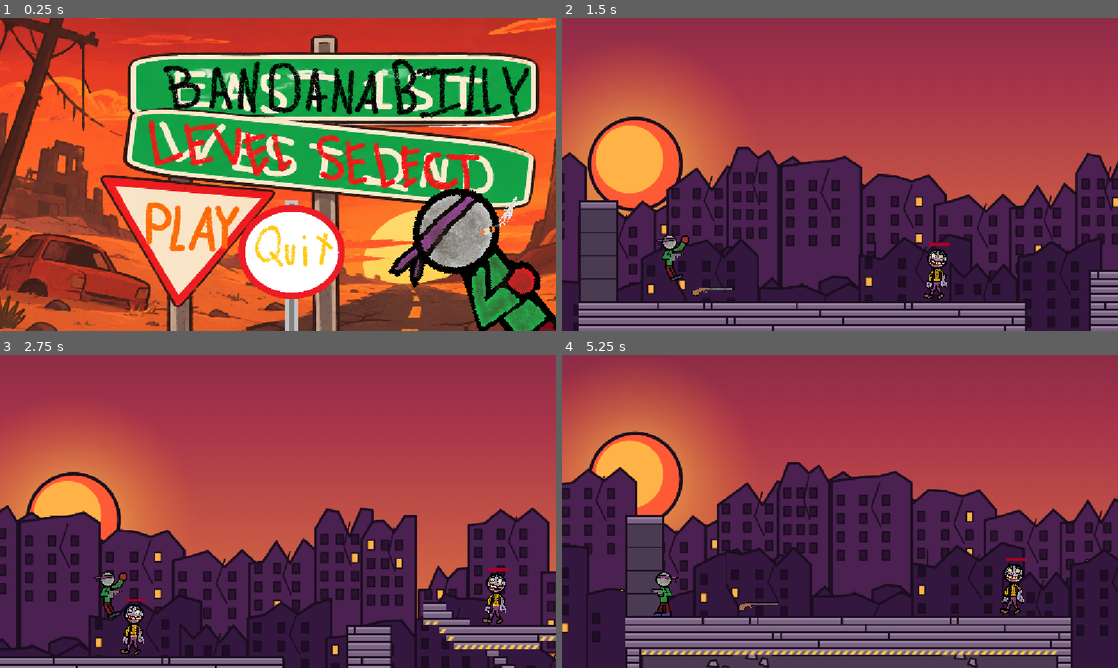
Above: before the commit, frames 1-4 (two rows, left to right).
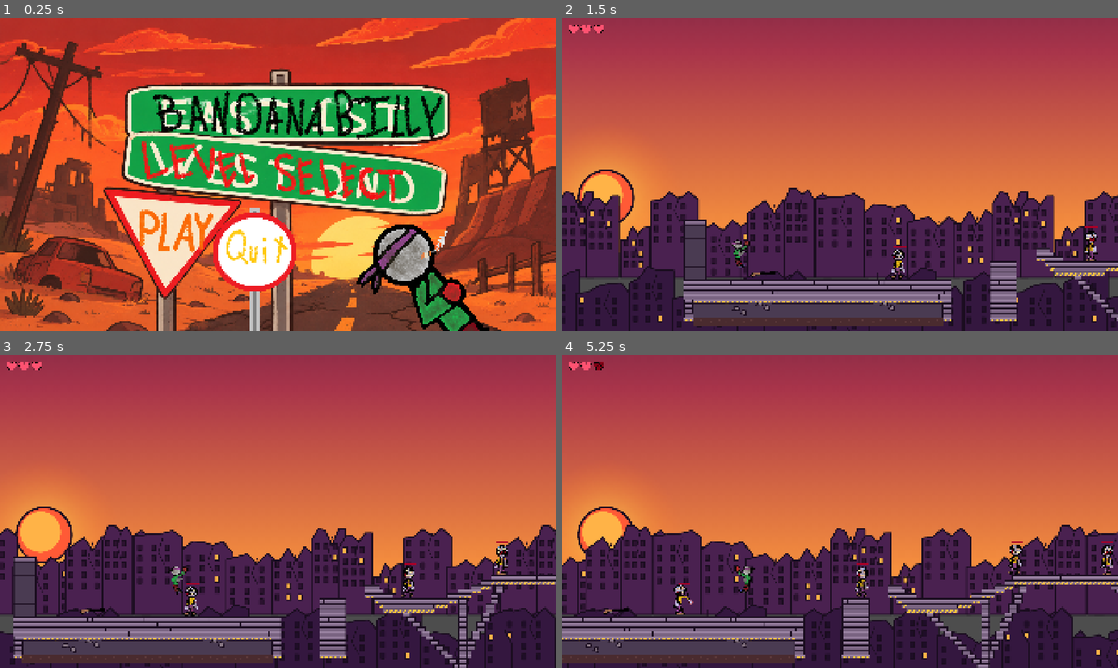
Above: after the commit, the same moments.

Repository: CodingFox007/ByteJam2026
Game: Godot game, scene res://Scenes/title_screen.tscn
Same seed, same stepped clock (60 frames per second), same inputs: the game is played once before the commit and once after it.
Inputs (mouse positions are in pixels of both pictures, inside the frame that each line leads up to; where the layout moved, square brackets give the same spot in the first picture):
- Up to frame 1 (0.25 s): no input
- Up to frame 2 (1.5 s): click (734, 233) [751, 230] at 0.5 s; move the mouse to (962, 158) at 1.27 s; hold Right (right) from 1.28 s (still down); tap Space (jump) at 1.35 s
- Up to frame 3 (2.75 s): keep holding Right (right); tap Space (jump) at 1.52, 1.82, 2.27, 2.3, 2.57 s; move the mouse to (166, 527) at 2.02 s; tap E (interact) at 2.1 s
- Up to frame 4 (5.25 s): move the mouse to (895, 442) at 2.77 s; release Right (right) at 2.78 s; press the mouse at (895, 442) at 2.78 s; hold A (left) 2.78-3.53 s; tap Space (jump) at 3.05, 3.6, 3.77, 4.07, 4.52, 4.55, 4.82 s; move the mouse to (812, 574) at 3.52 s; release the mouse at (812, 574) at 3.53 s; hold Right (right) 3.53-5.03 s; move the mouse to (1006, 558) at 4.27 s; hold E (interact) 4.28-5.03 s; move the mouse to (673, 464) at 5.02 s; hold A (left) from 5.03 s (still down); click (673, 464) at 5.1 s

The runs differ from the first frame. In frame 1, 72% of the frame differs, in the area x 0-100%, y 0-100%; in frame 2, 51%; in frame 3, 49%; in frame 4, 53%.

Commit message:
Added hearts and fixed hurt animation

Diff:
--- a/byte-jam-26/Scenes/enemy.tscn
+++ b/byte-jam-26/Scenes/enemy.tscn
@@ -74,7 +74,7 @@
 "duration": 1.0,
 "texture": SubResource("AtlasTexture_ta2yt")
 }],
-"loop": 1,
+"loop": 0,
 "name": &"zombieHit",
 "speed": 5.0
 }, {
@@ -137,7 +137,7 @@
 position = Vector2(0.5766008, -2.070243)
 scale = Vector2(1.0186942, 1.0035902)
 sprite_frames = SubResource("SpriteFrames_wwb70")
-animation = &"zombieWalking"
+animation = &"zombieHit"
 
 [node name="CollisionShape2D" type="CollisionShape2D" parent="zombie" unique_id=1382609662]
 position = Vector2(6.242339, -10.351235)
--- a/byte-jam-26/Scenes/level_1.tscn
+++ b/byte-jam-26/Scenes/level_1.tscn
@@ -10,7 +10,10 @@
 [ext_resource type="Texture2D" uid="uid://b6srrtyjgbl5f" path="res://Tiles/city_tileset_64.png" id="8_bjebc"]
 [ext_resource type="PackedScene" uid="uid://cfxrvu7mhfkkm" path="res://Scenes/BottomOfMap.tscn" id="8_xrdnt"]
 [ext_resource type="PackedScene" uid="uid://c631ytftbd2x4" path="res://Scenes/enemy.tscn" id="9_wrinw"]
+[ext_resource type="Script" uid="uid://jsb65ixgj5ug" path="res://Scripts/hud.gd" id="11_6r07y"]
 [ext_resource type="PackedScene" uid="uid://daj160a5dm3o8" path="res://Scenes/pause_menu.tscn" id="11_af3po"]
+[ext_resource type="Texture2D" uid="uid://c523gmjiuq713" path="res://Assets/GoodHeart.png" id="12_6ioyp"]
+[ext_resource type="Texture2D" uid="uid://cioals5i4lcge" path="res://Assets/BadHeart.png" id="13_6ioyp"]
 
 [sub_resource type="TileSetAtlasSource" id="TileSetAtlasSource_bjebc"]
 texture = ExtResource("6_j7kpp")
@@ -1684,6 +1687,7 @@
 position = Vector2(570, 1213)
 
 [node name="CollisionShape2D" type="CollisionShape2D" parent="killZone" unique_id=1293244022]
+position = Vector2(-8, -101)
 shape = SubResource("WorldBoundaryShape2D_boc63")
 
 [node name="Zombie" parent="." unique_id=1441788404 instance=ExtResource("9_wrinw")]
@@ -1701,7 +1705,40 @@
 [node name="ShotgunPickup" parent="." unique_id=980105988 instance=ExtResource("4_chwpn")]
 position = Vector2(99, 604)
 
+[node name="HUD" type="CanvasLayer" parent="." unique_id=98845143]
+script = ExtResource("11_6r07y")
+full_heart = ExtResource("12_6ioyp")
+damaged_heart = ExtResource("13_6ioyp")
+
+[node name="HeartContainer" type="HBoxContainer" parent="HUD" unique_id=1000943070]
+offset_left = 19.0
+offset_top = 19.0
+offset_right = 59.0
+offset_bottom = 59.0
+
+[node name="Heart1" type="TextureRect" parent="HUD/HeartContainer" unique_id=634875408]
+custom_minimum_size = Vector2(40, 40)
+layout_mode = 2
+texture = ExtResource("12_6ioyp")
+expand_mode = 1
+stretch_mode = 5
+
+[node name="Heart2" type="TextureRect" parent="HUD/HeartContainer" unique_id=1118354529]
+custom_minimum_size = Vector2(40, 40)
+layout_mode = 2
+texture = ExtResource("12_6ioyp")
+expand_mode = 1
+stretch_mode = 5
+
+[node name="Heart3" type="TextureRect" parent="HUD/HeartContainer" unique_id=223464855]
+custom_minimum_size = Vector2(40, 40)
+layout_mode = 2
+texture = ExtResource("12_6ioyp")
+expand_mode = 1
+stretch_mode = 5
+
 [node name="CanvasLayer" type="CanvasLayer" parent="." unique_id=2086266005]
 layer = 10
 
 [node name="PauseMenu" parent="CanvasLayer" unique_id=1778314687 instance=ExtResource("11_af3po")]
+visible = false
--- a/byte-jam-26/Scenes/player.tscn
+++ b/byte-jam-26/Scenes/player.tscn
@@ -304,6 +304,7 @@
 [node name="AnimationHolder" type="Node2D" parent="." unique_id=381045401]
 
 [node name="Walk" type="AnimatedSprite2D" parent="AnimationHolder" unique_id=88724274]
+visible = false
 texture_filter = 1
 position = Vector2(16, 434)
 scale = Vector2(0.55445546, 0.5048543)
@@ -333,6 +334,8 @@
 scale = Vector2(0.5, 0.5)
 sprite_frames = SubResource("SpriteFrames_yby75")
 animation = &"hurtAnimation"
+frame = 2
+frame_progress = 1.0
 
 [node name="CollisionShape2D" type="CollisionShape2D" parent="." unique_id=1817958479]
 position = Vector2(18, 432)
--- a/byte-jam-26/Scenes/title_screen.tscn
+++ b/byte-jam-26/Scenes/title_screen.tscn
@@ -46,8 +46,8 @@
 script = ExtResource("1_p3fck")
 
 [node name="HomePage" type="Sprite2D" parent="." unique_id=1196744653]
-position = Vector2(667.5, 288.25)
-scale = Vector2(0.8702153, 0.8156217)
+position = Vector2(1033.0327, 534.3288)
+scale = Vector2(1.1464013, 1.1470163)
 texture = ExtResource("2_4gxqj")
 
 [node name="QuitSign" type="Sprite2D" parent="HomePage" unique_id=1808361811]
@@ -71,9 +71,9 @@
 
 [node name="Idle" type="AnimatedSprite2D" parent="." unique_id=722354943]
 texture_filter = 5
-position = Vector2(1071.2201, 493.49243)
+position = Vector2(1618.424, 884.99994)
 rotation = -0.6824237
-scale = Vector2(2.9108634, 2.799018)
+scale = Vector2(3.415985, 3.4602036)
 sprite_frames = SubResource("SpriteFrames_twnyg")
 animation = &"idleAnimation"
 
--- /dev/null
+++ b/byte-jam-26/Scripts/hud.gd
@@ -0,0 +1,29 @@
+
+extends CanvasLayer
+
+@export var full_heart: Texture2D
+@export var damaged_heart: Texture2D
+
+@onready var hearts = [
+	$HeartContainer/Heart1,
+	$HeartContainer/Heart2,
+	$HeartContainer/Heart3
+]
+
+
+func update_hearts(current_health: int) -> void:
+	for i in range(hearts.size()):
+		if i < current_health:
+			hearts[i].texture = full_heart
+		else:
+			hearts[i].texture = damaged_heart
+
+func _ready() -> void:
+	var player = get_tree().get_first_node_in_group("player")
+
+	if player == null:
+		push_error("HUD could not find the player!")
+		return
+
+	player.health_changed.connect(update_hearts)
+	update_hearts(player.health)
--- a/byte-jam-26/Scripts/playerScript.gd
+++ b/byte-jam-26/Scripts/playerScript.gd
@@ -8,6 +8,8 @@
 @onready var idle: AnimatedSprite2D = $AnimationHolder/Idle
 @onready var hurt: AnimatedSprite2D = $AnimationHolder/Hurt
 
+var is_hurt: bool = false
+
 @export var walk_hand_offset: Vector2 = Vector2(12, -2)
 @export var idle_hand_offset: Vector2 = Vector2(-5, 10)
 @export var jump_hand_offset: Vector2 = Vector2(-10, -5)
@@ -17,6 +19,14 @@
 @onready var weapon_holder: Node2D = $WeaponHolder
 
 var current_weapon: Weapon
+signal health_changed(current_health: int)
+
+@export var max_health: int = 3
+@export var hit_cooldown: float = 1.0
+
+var health: int = 3
+var can_take_damage: bool = true
+var is_dead: bool = false
 
 # Functions for animation
 func jumpAnimation():
@@ -27,12 +37,31 @@
 	if not jump.is_playing():
 		jump.play()
 
-func hurtAnimation():
+
+func hurtAnimation() -> void:
+	if is_hurt or is_dead:
+		return
+
+	is_hurt = true
+
+	# Hide all normal sprites
 	walk.hide()
 	idle.hide()
 	jump.hide()
+
+	# Show hurt animation
+	hurt.flip_h = walk.flip_h
 	hurt.show()
 	hurt.play("hurtAnimation")
+
+	# Wait for animation to finish
+	await hurt.animation_finished
+
+	# Hide hurt sprite
+	hurt.hide()
+
+	is_hurt = false
+
 
 func walkAnimation():
 	jump.hide()
@@ -46,28 +75,35 @@
 	idle.show()
 	idle.animation = "idleAnimation"
 
+
 func _physics_process(delta: float) -> void:
-
-	# Add animations
-	if velocity.x > 1 or velocity.x < -1 and is_on_floor():
-		walkAnimation()
-		walk.play("walkAnimation")
-
-	if velocity.x == 0 and is_on_floor():
-		idleAnimation()
-		idle.play("idleAnimation")
-
-	# Add the gravity and play jump.
+	if is_dead:
+		return
+
+	# Only play normal animations when player isn't hurt
+	if not is_hurt:
+		if not is_on_floor():
+			jumpAnimation()
+
+		elif abs(velocity.x) > 1:
+			walkAnimation()
+			walk.play("walkAnimation")
+
+		else:
+			idleAnimation()
+			idle.play("idleAnimation")
+
+	# Add gravity
 	if not is_on_floor():
 		velocity += get_gravity() * delta
-		jumpAnimation()
-
-	# Handle jump.
+
+	# Handle jump
 	if Input.is_action_just_pressed("jump") and is_on_floor():
 		velocity.y = JUMP_VELOCITY
 
-	# Get the input direction and handle the movement/deceleration.
+	# Handle horizontal movement
 	var get_direction := Input.get_axis("left", "right")
+
 	if get_direction:
 		velocity.x = get_direction * SPEED
 	else:
@@ -75,15 +111,18 @@
 
 	move_and_slide()
 
-	# Flip Sprite
+	# Flip character sprites
 	if velocity.x < 0:
 		walk.flip_h = true
 		idle.flip_h = true
 		jump.flip_h = true
+		hurt.flip_h = true
+
 	elif velocity.x > 0:
 		walk.flip_h = false
 		idle.flip_h = false
 		jump.flip_h = false
+		hurt.flip_h = false
 
 	# Flip gun with character
 	if walk.flip_h:
@@ -93,10 +132,11 @@
 
 	update_weapon_position()
 
-	update_weapon_position()
 
 func _ready() -> void:
+	health = max_health
 	equip_weapon(starting_weapon)
+	health_changed.emit(health)
 
 
 func equip_weapon(weapon_scene: PackedScene) -> void:
@@ -146,3 +186,33 @@
 	if Input.is_action_pressed("shoot"):
 		var direction = -1 if walk.flip_h else 1
 		current_weapon.shoot(direction)
+
+
+func take_damage(amount: int = 1) -> void:
+	if not can_take_damage or is_dead:
+		return
+
+	health = max(health - amount, 0)
+	health_changed.emit(health)
+
+	print("Player health: ", health)
+
+	if health <= 0:
+		die()
+		return
+
+	can_take_damage = false
+	await get_tree().create_timer(hit_cooldown, false).timeout
+
+	if not is_dead:
+		can_take_damage = true
+
+
+func die() -> void:
+	if is_dead:
+		return
+
+	is_dead = true
+	print("Player died!")
+
+	get_tree().reload_current_scene()
--- a/byte-jam-26/Scripts/zombie_hitbox.gd
+++ b/byte-jam-26/Scripts/zombie_hitbox.gd
@@ -1,35 +1,69 @@
 
 extends Area2D
-const PlayerScript = preload("uid://cdcqlo355sbhs")
-
 
 @onready var timer: Timer = $Timer
 @onready var zombie = get_parent()
 
+var player_in_range: Node2D = null
+
+
+func _ready() -> void:
+	timer.wait_time = 1.0
+	timer.one_shot = false
+
 
 func _on_body_entered(body: Node2D) -> void:
 	if body.is_in_group("player") and not zombie.is_dead:
-		print("Zombie gonna get you!")
 
-		# Tell zombie to start attacking
+		player_in_range = body
 		zombie.player_in_killzone = true
-		if zombie.player_in_killzone == true:
-			if body.has_method("hurtAnimation"):
-				body.hurtAnimation()
 
-		# Start the kill timer
+		hit_player()
 		timer.start()
 
 
 func _on_body_exited(body: Node2D) -> void:
-	if body.is_in_group("player"):
-		# Tell zombie to stop attacking
-		zombie.player_in_killzone = false
+	if body == player_in_range:
 
-		# Stop the kill timer
-		timer.stop()
+		stop_attacking()
 
 
 func _on_timer_timeout() -> void:
-	if not zombie.is_dead and zombie.player_in_killzone:
-		get_tree().reload_current_scene()
+	if zombie.is_dead:
+		stop_attacking()
+		return
+
+	# Check whether the player is STILL inside the hitbox
+	if not is_instance_valid(player_in_range):
+		stop_attacking()
+		return
+
+	if not overlaps_body(player_in_range):
+		stop_attacking()
+		return
+
+	hit_player()
+
+
+func hit_player() -> void:
+	if zombie.is_dead:
+		return
+
+	if not is_instance_valid(player_in_range):
+		return
+
+	if not overlaps_body(player_in_range):
+		return
+
+	if player_in_range.has_method("take_damage"):
+		if player_in_range.can_take_damage:
+			player_in_range.take_damage(1)
+
+			if player_in_range.has_method("hurtAnimation"):
+				player_in_range.hurtAnimation()
+
+
+func stop_attacking() -> void:
+	player_in_range = null
+	zombie.player_in_killzone = false
+	timer.stop()
--- a/byte-jam-26/project.godot
+++ b/byte-jam-26/project.godot
@@ -16,6 +16,8 @@
 
 [display]
 
+window/size/viewport_width=1920
+window/size/viewport_height=1080
 window/stretch/mode="canvas_items"
 window/stretch/aspect="expand"
 
Binary file added: byte-jam-26/Assets/BadHeart.png
Not shown, added: byte-jam-26/Assets/BadHeart.png.import
Binary file added: byte-jam-26/Assets/GoodHeart.png
Not shown, added: byte-jam-26/Assets/GoodHeart.png.import
Not shown, added: byte-jam-26/Scripts/hud.gd.uid
